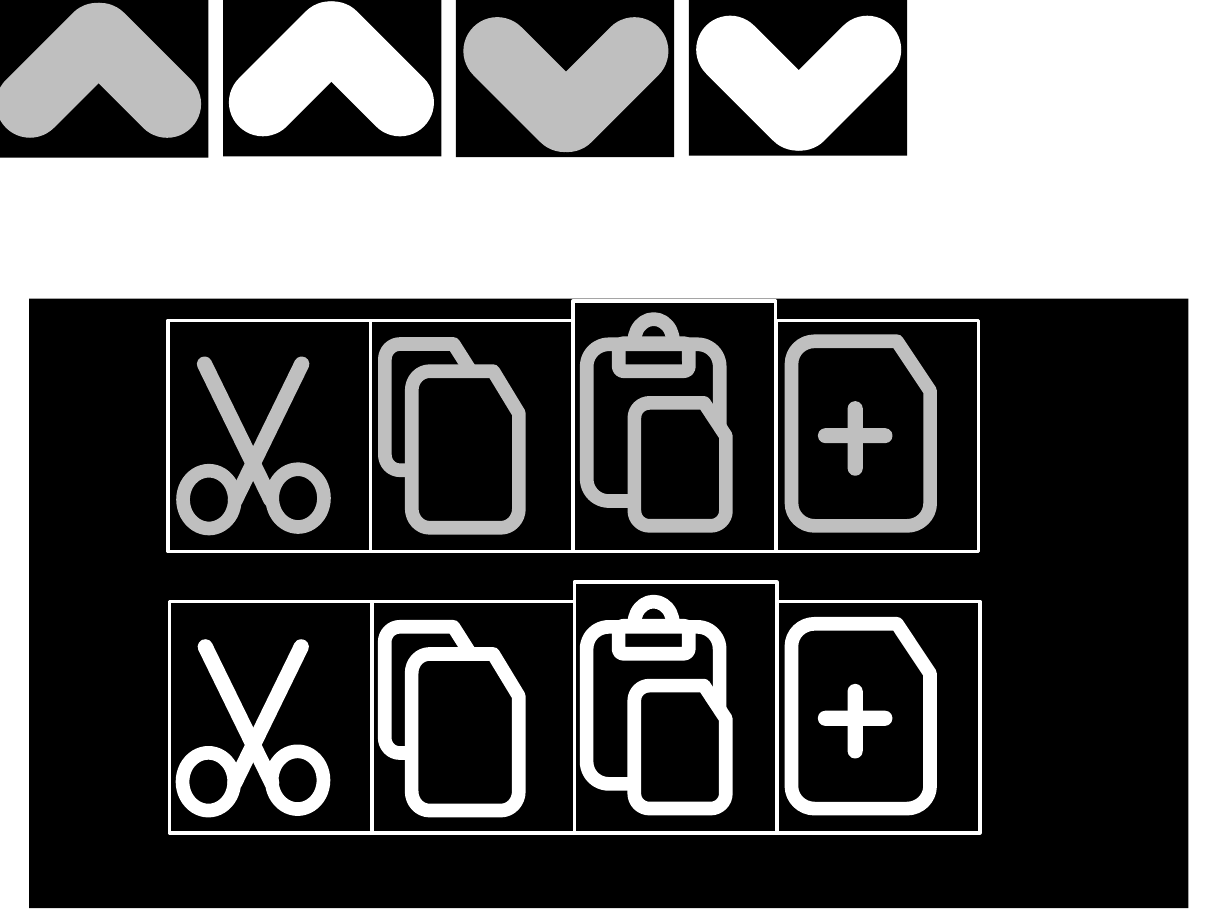
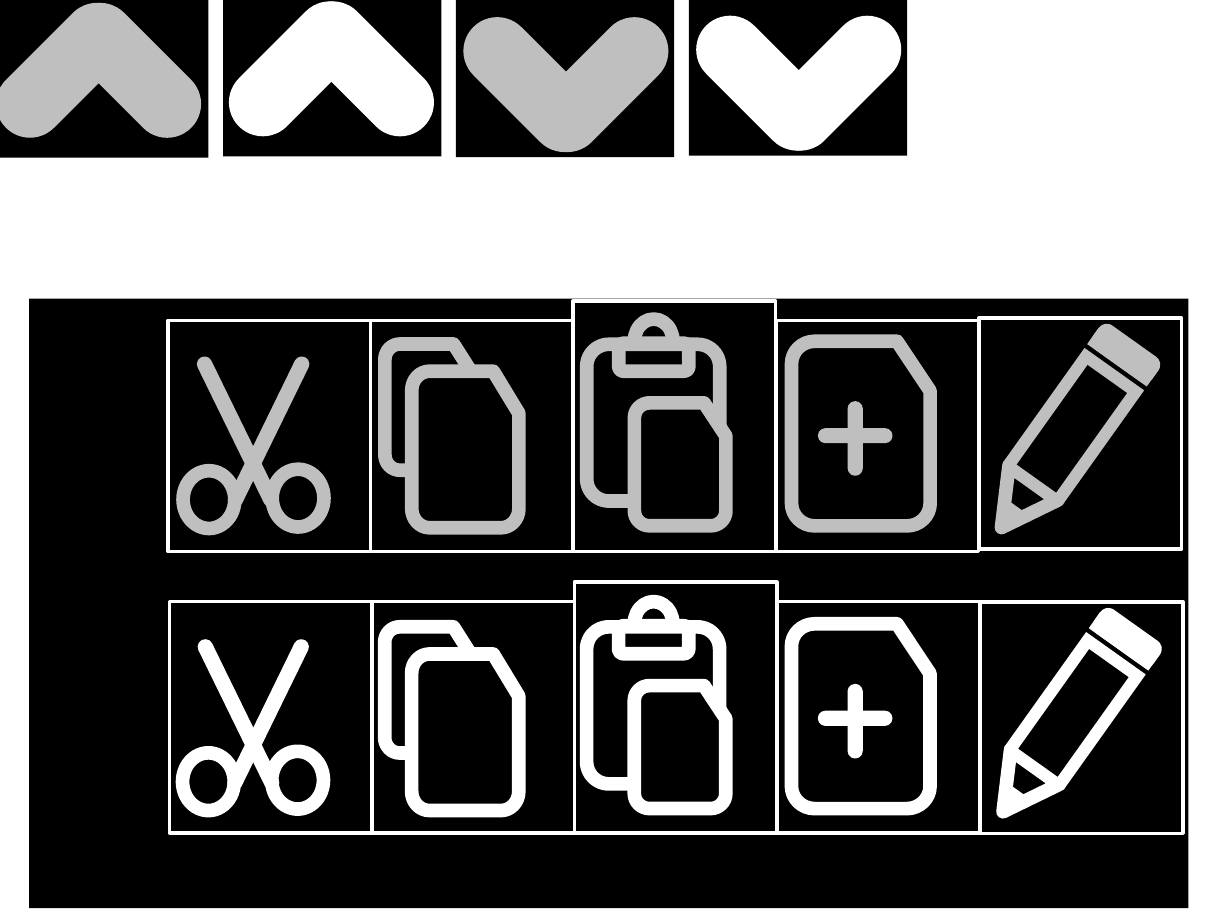
Before and after one commit to Photonsters/PhotonFileEditor, a slide deck: slide 2 of resources/MasterDocs/icons.pptx. Drawn at 1232x924 pixels with LibreOffice and Linux fonts; fonts in the diff are those of the drawing. Boxes give left, top, right and bottom in pixels: in the first picture for what was removed or moved away, otherwise in the second. Text is boxed around its words. In the diff, an @@ line names an element or a change of style, - is before the commit and + after.

```diff
--- a/resources/MasterDocs/icons.pptx
+++ b/resources/MasterDocs/icons.pptx
@@ rectangle added at <box>979,318,1181,549</box>, fill #000000, outline #FFFFFF 2 pt @@
@@ group added at <box>978,329,1155,544</box>: 2 rounded rectangles, 2 rectangles, 2 triangles @@
@@ rectangle added at <box>981,602,1183,834</box>, fill #000000, outline #FFFFFF 2 pt @@
@@ group added at <box>979,614,1156,829</box>: 2 rounded rectangles, 2 rectangles, 2 triangles @@
```
Also in this commit, not shown: 1 other slide changed, 3 other files.
